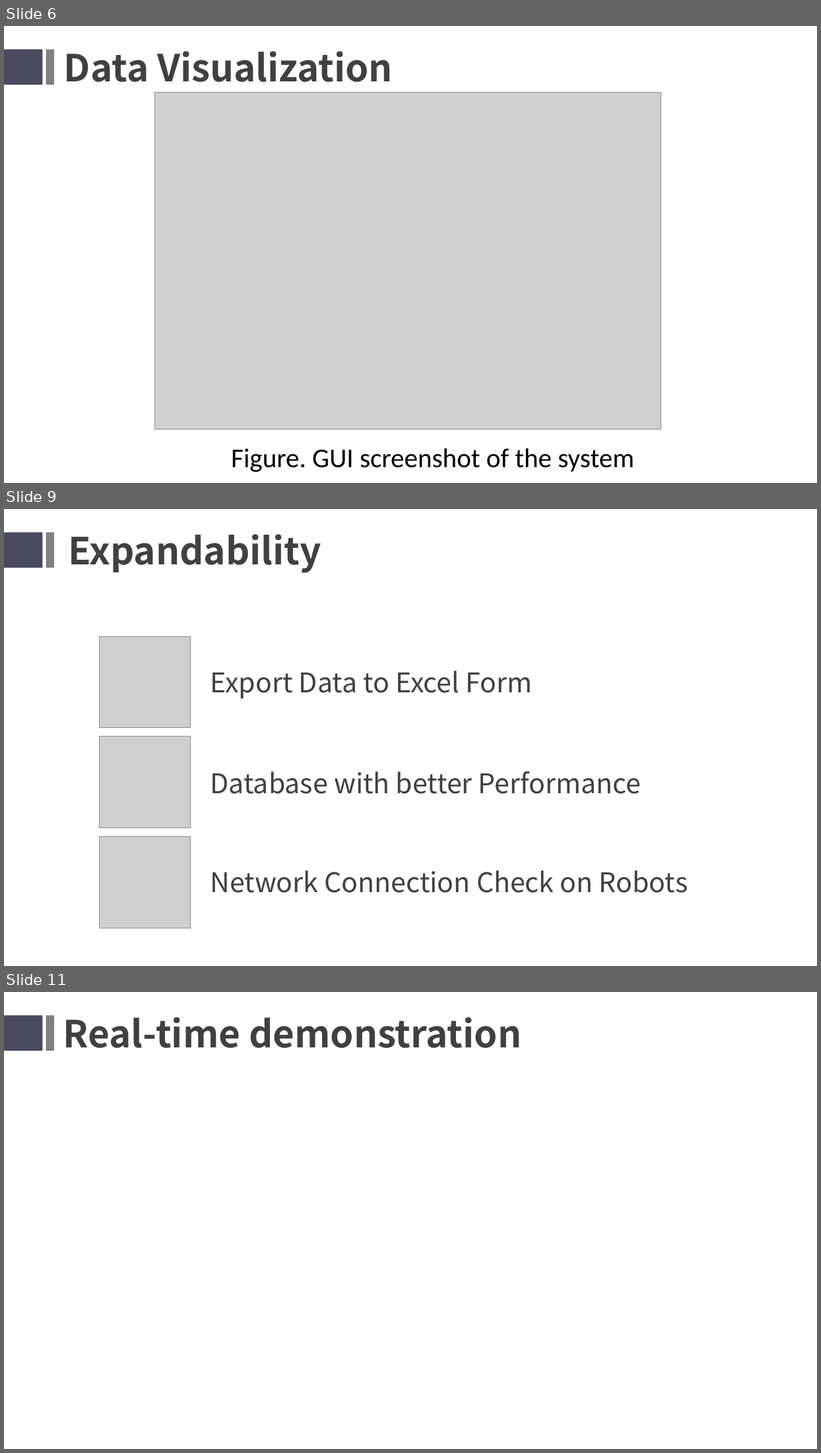
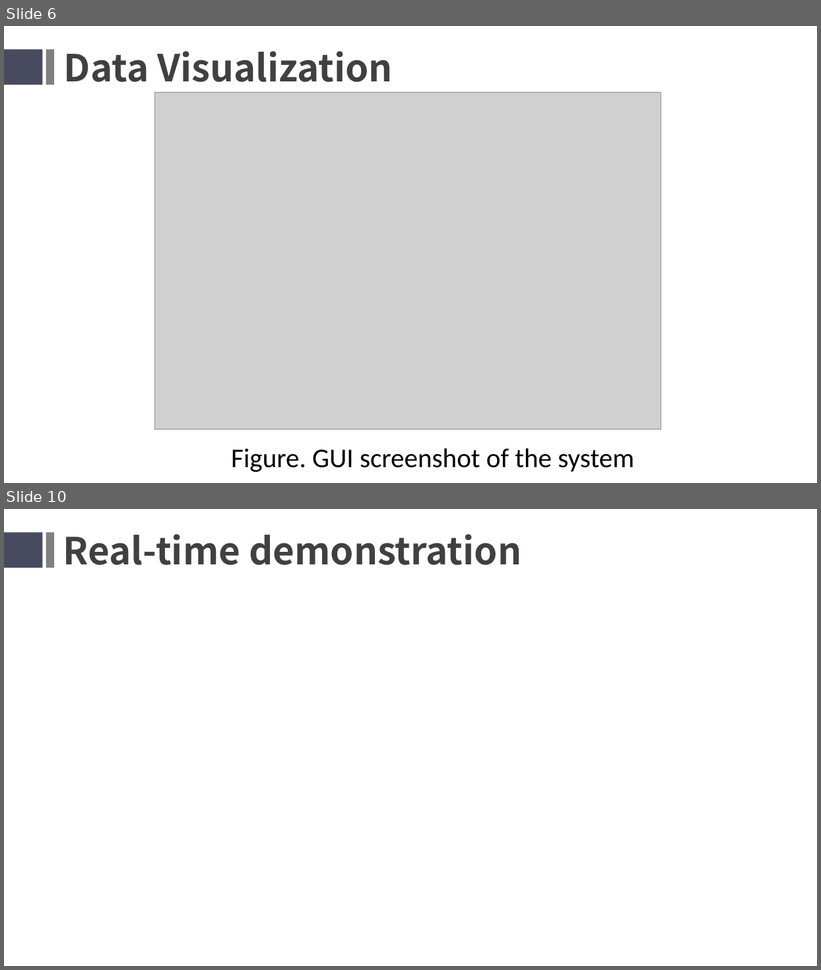
Before and after one commit to YilunAllenChen/Cecropia, a slide deck: Manual/Cecropia.pptx. Shown one above the other, each under a label of ours: slides 6, 9 and 11 before the commit, slides 6 and 10 after it; the slides between them are not shown. The pictures are 821x1453 and 821x970 pixels, drawn with LibreOffice and Linux fonts; fonts in the diff are those of the drawing; grey boxes stand for pictures; background and template pictures are left out. Boxes give left, top, right and bottom in pixels: in the first picture for what was removed or moved away, otherwise in the second. Text is boxed around its words. In the diff, an @@ line names an element or a change of style, - is before the commit and + after.

```diff
--- a/Manual/Cecropia.pptx
+++ b/Manual/Cecropia.pptx
@@ slide 9 removed at <box>4,509,817,966</box>, background picture (left out) @@
@@ rectangle removed at <box>4,532,42,568</box> @@
@@ rectangle removed at <box>46,532,54,568</box> @@
@@ text removed at <box>68,534,321,573</box> @@
-Expandability
@@ picture removed at <box>99,636,191,728</box> @@
@@ text removed at <box>211,671,532,699</box> @@
-Export Data to Excel Form
@@ picture removed at <box>99,737,191,828</box> @@
@@ text removed at <box>211,772,641,794</box> @@
-Database with better Performance
@@ picture removed at <box>99,836,191,928</box> @@
@@ text removed at <box>211,871,688,893</box> @@
-Network Connection Check on Robots
@@ what was slide 11 is now slide 10 @@
```
Also in this commit, not shown: 5 slides changed, 1 slide added, 2 other files.
